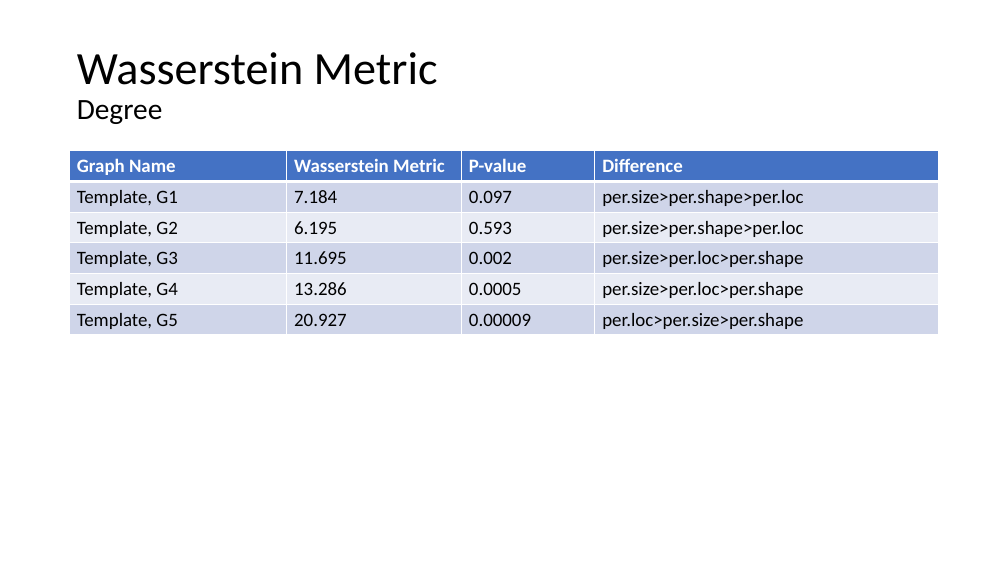
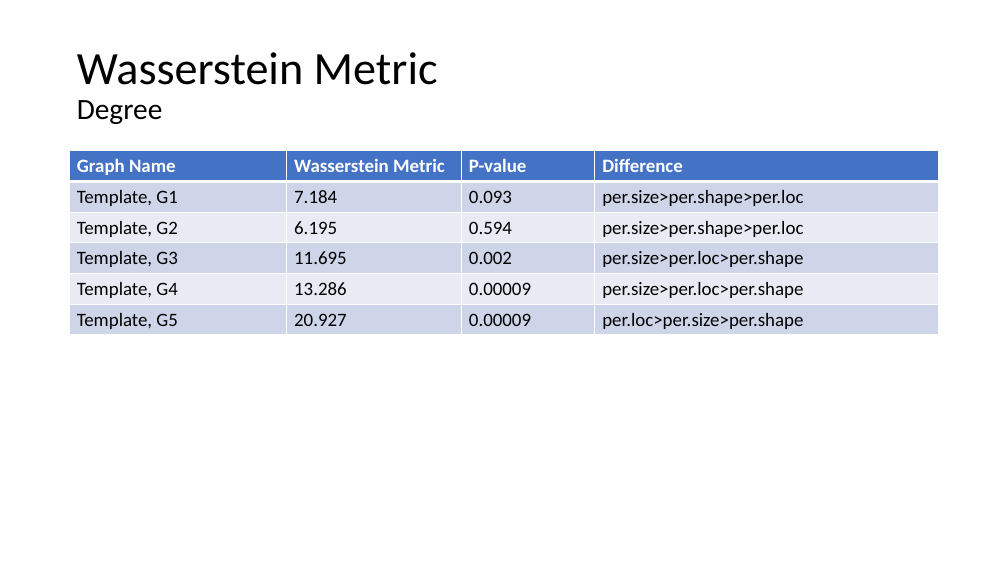
Before and after one commit to AtrayeeNeog/Visualization_2019-20, a slide deck: slide 45 of Documentation/Presentation/Project_Presentation_v2.pptx. Drawn at 1008x567 pixels with LibreOffice and Linux fonts; fonts in the diff are those of the drawing. Boxes give left, top, right and bottom in pixels: in the first picture for what was removed or moved away, otherwise in the second. Text is boxed around its words. In the diff, an @@ line names an element or a change of style, - is before the commit and + after.

Commit message:
Metrics Test done

```diff
--- a/Documentation/Presentation/Project_Presentation_v2.pptx
+++ b/Documentation/Presentation/Project_Presentation_v2.pptx
@@ table at (70, 151, 939, 335) @@
-row 2, column 3: 0.097
+row 2, column 3: 0.093
-row 3, column 3: 0.593
+row 3, column 3: 0.594
-row 5, column 3: 0.0005
+row 5, column 3: 0.00009
```
Also in this commit, not shown: 1 other slide changed, 2 slides added, 1 other file.
